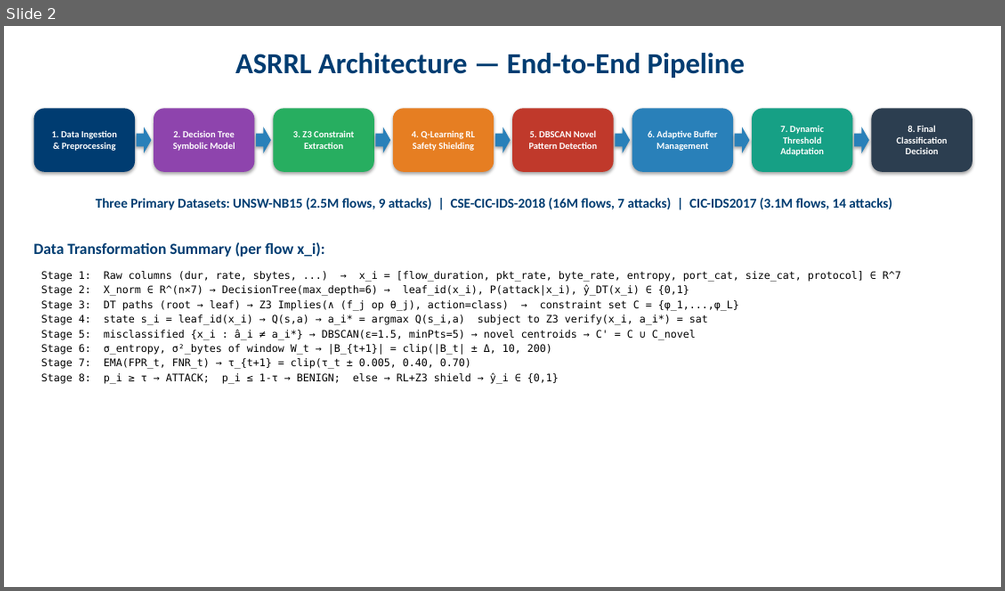
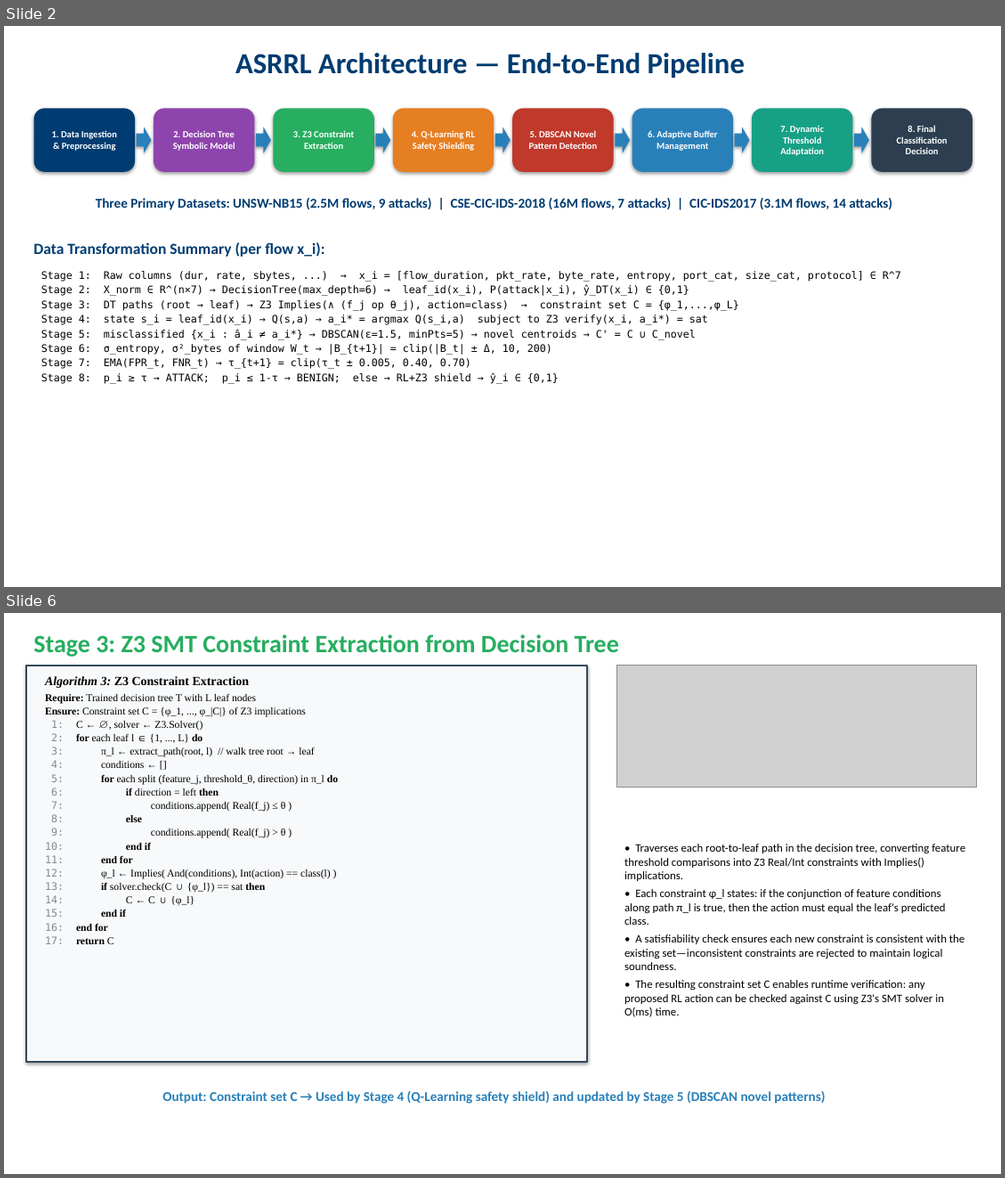
Before and after one commit to pcy12345/adaptive-ids-asrrl, a slide deck: ASRRL_Methodology.pptx. Shown one above the other, each under a label of ours: slide 2 before the commit, slides 2 and 6 after it; the slides between them are not shown. The pictures are 1005x591 and 1005x1178 pixels, drawn with LibreOffice and Linux fonts; fonts in the diff are those of the drawing; grey boxes stand for pictures. Boxes give left, top, right and bottom in pixels: in the first picture for what was removed or moved away, otherwise in the second. Text is boxed around its words. In the diff, an @@ line names an element or a change of style, - is before the commit and + after.

```diff
--- a/ASRRL_Methodology.pptx
+++ b/ASRRL_Methodology.pptx
@@ slide 6 added at bbox=[4, 613, 1001, 1174], background #FFFFFF @@
@@ text added at bbox=[33, 634, 619, 657], 24 pt, text #27AE60, bold @@
+Stage 3: Z3 SMT Constraint Extraction from Decision Tree
@@ rectangle added at bbox=[26, 666, 587, 1062], fill #F7F9FB, outline #34495E 1.5 pt @@
@@ picture added at bbox=[617, 666, 976, 787] @@
@@ text added at bbox=[45, 676, 338, 944], 10 pt, text #000000 @@
+Algorithm 3: Z3 Constraint Extraction
+Require: Trained decision tree T with L leaf nodes
+Ensure: Constraint set C = {φ_1, ..., φ_|C|} of Z3 implications
+1: C ← ∅, solver ← Z3.Solver()
+2: for each leaf l ∈ {1, ..., L} do
+3: π_l ← extract_path(root, l) // walk tree root → leaf
+4: conditions ← []
+5: for each split (feature_j, threshold_θ, direction) in π_l do
+6: if direction = left then
+7: conditions.append( Real(f_j) ≤ θ )
+8: else
+9: conditions.append( Real(f_j) > θ )
+10: end if
+11: end for
+12: φ_l ← Implies( And(conditions), Int(action) == class(l) )
+13: if solver.check(C ∪ {φ_l}) == sat then
+14: C ← C ∪ {φ_l}
+15: end if
+16: end for
+17: return C
@@ text added at bbox=[624, 844, 965, 1017], 11 pt, text #000000 @@
+• Traverses each root-to-leaf path in the decision tree, converting feature threshold comparisons into Z3 Real/Int constraints with Implies() implications.
+• Each constraint φ_l states: if the conjunction of feature conditions along path π_l is true, then the action must equal the leaf's predicted class.
+• A satisfiability check ensures each new constraint is consistent with the existing set—inconsistent constraints are rejected to maintain logical soundness.
+• The resulting constraint set C enables runtime verification: any proposed RL action can be checked against C using Z3's SMT solver in O(ms) time.
@@ text added at bbox=[162, 1091, 825, 1103], 13 pt, text #2980B9, bold @@
+Output: Constraint set C → Used by Stage 4 (Q-Learning safety shield) and updated by Stage 5 (DBSCAN novel patterns)
```
Also in this commit, not shown: 2 slides changed, 7 other slides added, 8 slides removed, 1 other file.
